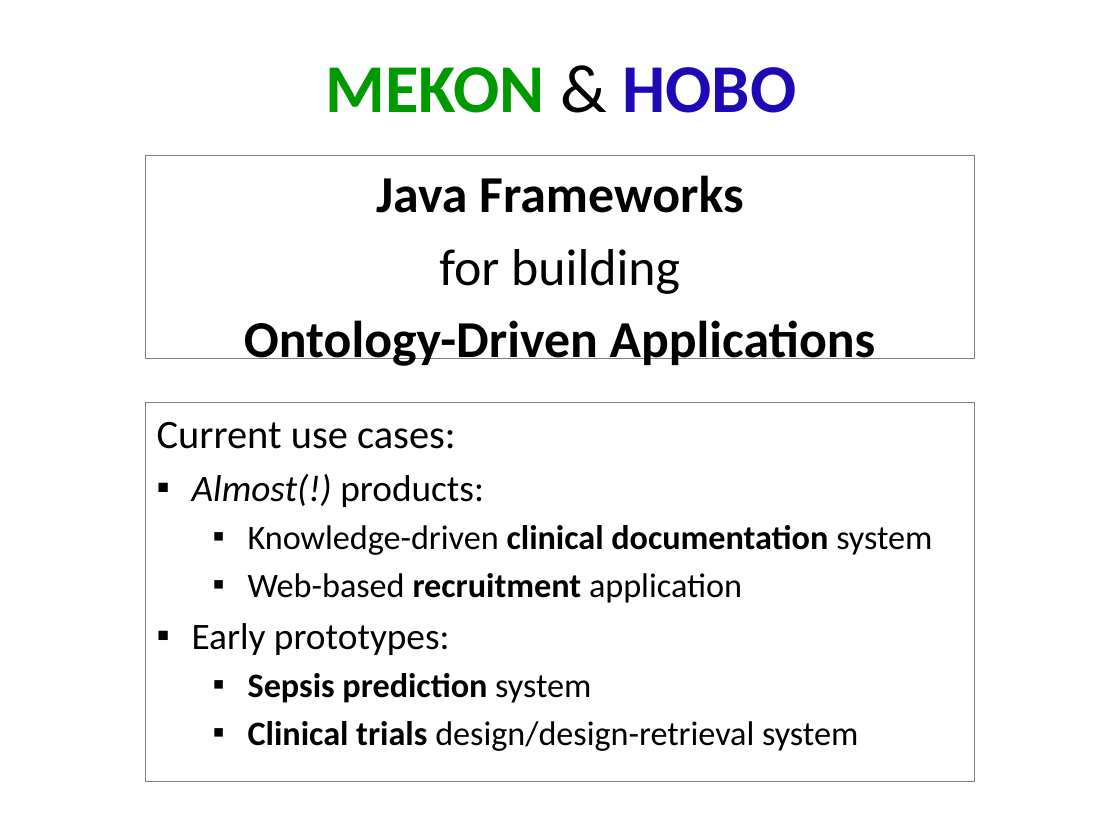
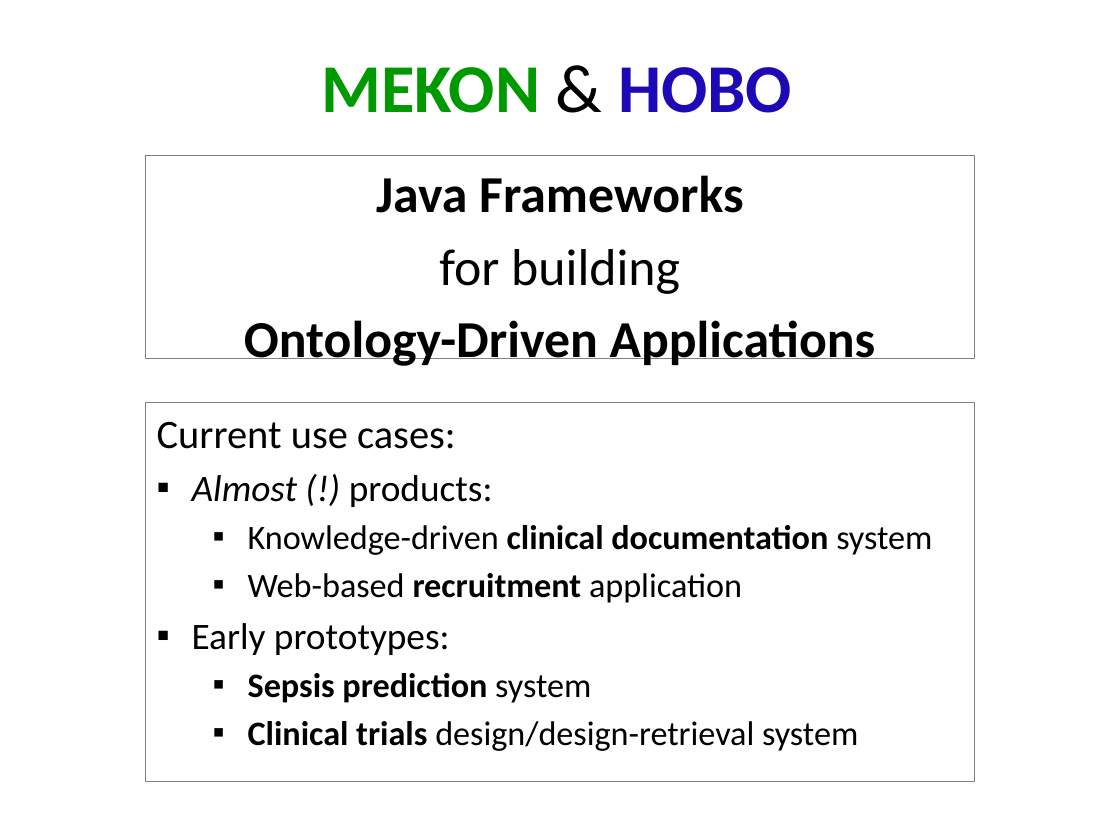
Before and after one commit to colin-puleston/mekon-hobo, a slide deck: slide 1 of docs/MEKON-HOBO in a nutshell.pptx. Drawn at 1120x840 pixels with LibreOffice and Linux fonts; fonts in the diff are those of the drawing. Boxes give left, top, right and bottom in pixels: in the first picture for what was removed or moved away, otherwise in the second. Text is boxed around its words. In the diff, an @@ line names an element or a change of style, - is before the commit and + after.

```diff
--- a/docs/MEKON-HOBO in a nutshell.pptx
+++ b/docs/MEKON-HOBO in a nutshell.pptx
@@ title "MEKON & HOBO": place and size @@
-title "MEKON & HOBO" at bbox=[326, 67, 797, 113]
+title "MEKON & HOBO" at bbox=[321, 67, 792, 113]
@@ text in rectangle at bbox=[192, 475, 493, 507]: spaces changed @@
-▪ Almost(!) products:
+▪ Almost (!) products:
```
Also in this commit, not shown: 4 other slides changed, 1 slide added, 5 slides removed.
